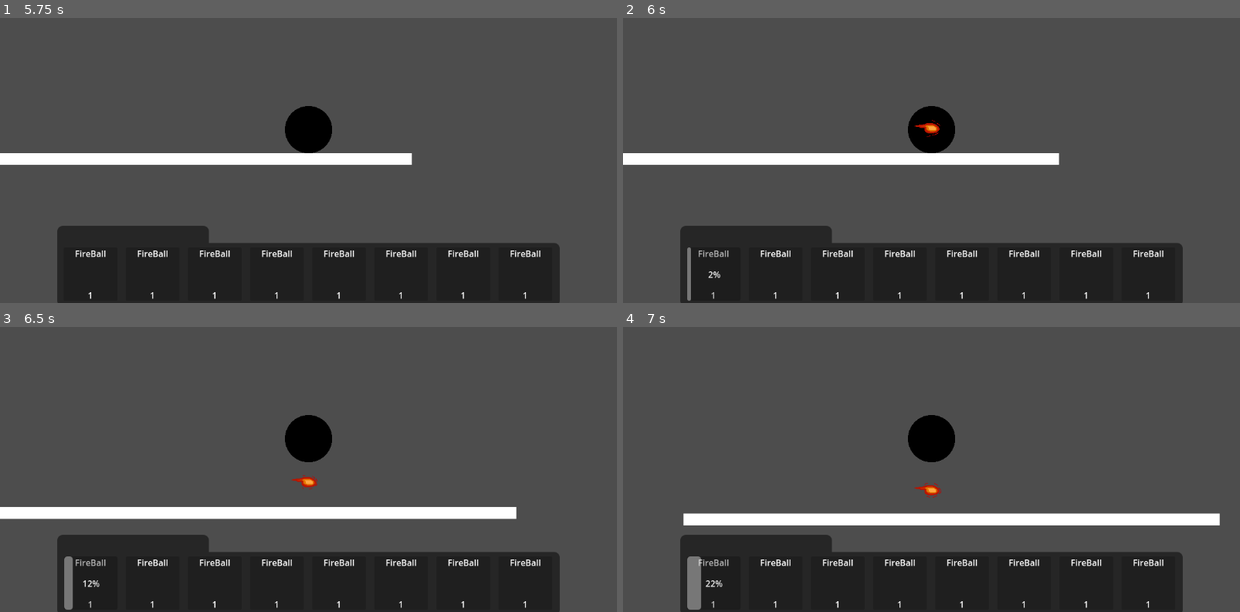
Above: before the commit, frames 1-4 (two rows, left to right).
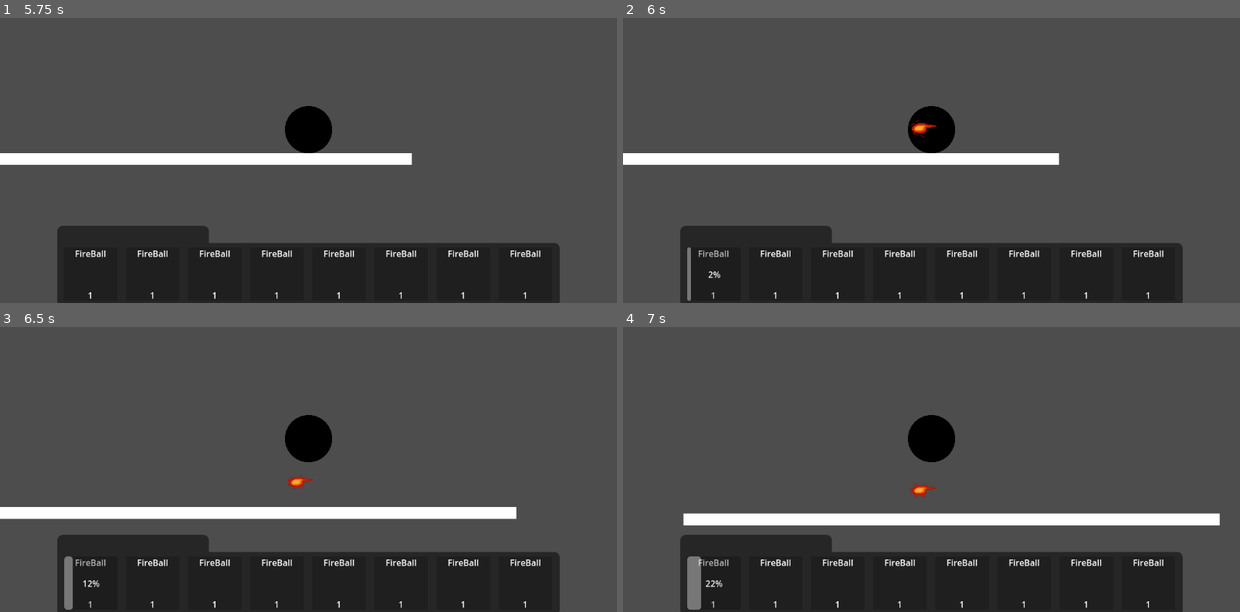
Above: after the commit, the same moments.

Repository: BoaN235/Magic-And-Machines
Game: Godot game, scene res://maps/map_0/map_0.tscn
The game is run twice, just before and just after one commit, with the same random seed, the same clock (stepped at 60 frames per second) and the same inputs.
Inputs:
- Up to frame 1 (5.75 s): hold D (con_right) 0.53-2.03 s; tap 1 (ability_1) every 0.75 s from 0.6 to 5.1 s; tap W (con_jump) at 0.77, 1.52, 3.02, 3.77, 4.52 s; hold A (con_left) 2.03-2.78 s; hold D (con_right) 2.78-4.28 s; hold A (con_left) 4.28-5.03 s; hold D (con_right) from 5.03 s (still down)
- Up to frame 2 (6 s): release D (con_right) at 5.78 s; hold A (con_left) from 5.78 s (still down); tap 1 (ability_1) at 5.85 s
- Up to frame 3 (6.5 s): keep holding A (con_left); tap W (con_jump) at 6.02 s
- Up to frame 4 (7 s): keep holding A (con_left); tap 1 (ability_1) at 6.6 s; tap W (con_jump) at 6.77 s

Frame 1 is identical in both runs. In frame 2, 0.2% of the frame differs, in the area x 46-52%, y 35-42%; in frame 3, 0.2%; in frame 4, 0.2%.
Error before the commit: Invalid assignment of property or key 'flip_h' with value of type 'bool' on a base object of type 'Nil'. (res://char/char_0/assets/Attacks/Projectiles/FireBall…

Commit message:
Add export presets and build files for macOS, Windows, and Linux

Diff:
--- a/char/char_0/assets/Attacks/Projectiles/FireBall/fire_ball.gd
+++ b/char/char_0/assets/Attacks/Projectiles/FireBall/fire_ball.gd
@@ -1,19 +1,21 @@
 extends Node2D
 
-@onready var sprite = $AnimatedSprite2D
-var movment = 5
+var movement = 5
+
 # Called when the node enters the scene tree for the first time.
 func _ready():
 	pass
 
 # Called every frame. 'delta' is the elapsed time since the previous frame.
 func _process(delta):
-	if movment >= 1:
-		position += Vector2(movment, 0)
+	position += Vector2(movement, 0)
+
+func direction(facing: int):
+	movement = facing * 5
+	if movement == 0:
+		movement = 5
+
+	if movement < 0:
+		$AnimatedSprite2D.flip_h = true
 	else:
-		position += Vector2(movment, 0)
-
-func direction(facing):
-	movment = facing * 5
-	if movment <= -1:
-		sprite.flip_h = false
+		$AnimatedSprite2D.flip_h = false
Not shown, added: export_presets.cfg
Not shown, added: Exports/0.0.1/Linux/Magic-&-Machines_linux_0.0.1.pck
Not shown, added: Exports/0.0.1/Linux/Magic-&-Machines_linux_0.0.1.x86_64
Not shown, added: Exports/0.0.1/MacOS/Magic-&-Machines_mac_0.0.1.zip
Not shown, added: Exports/0.0.1/Windows/Magic-&-Machines_windows_0.0.1.exe
Not shown, added: Exports/0.0.1/Windows/Magic-&-Machines_windows_0.0.1.pck
Not shown, added: Exports/0.0.1/Zip/Linux.zip
Not shown, added: Exports/0.0.1/Zip/MacOS.zip
Not shown, added: Exports/0.0.1/Zip/Windows.zip
